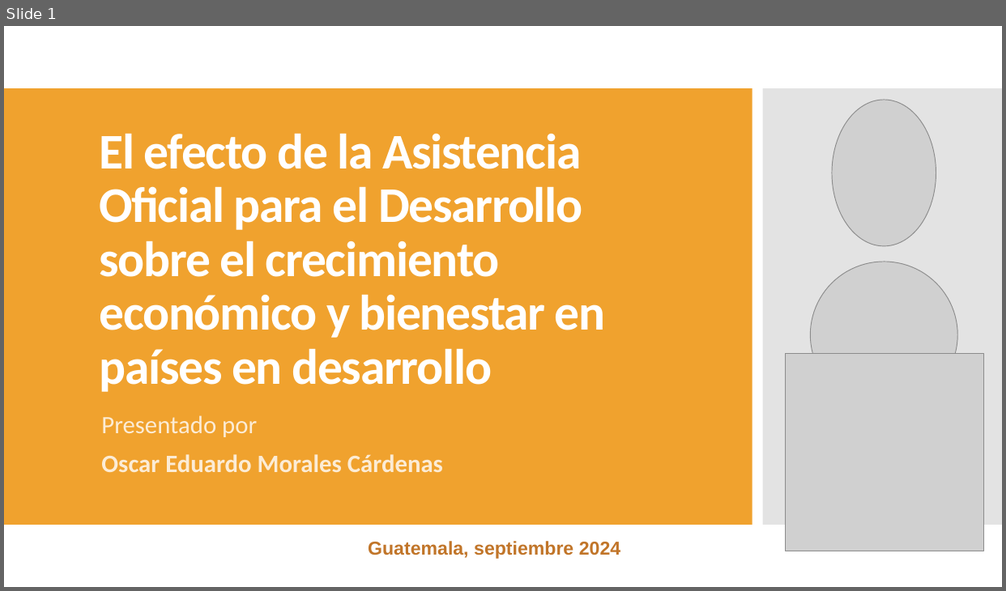
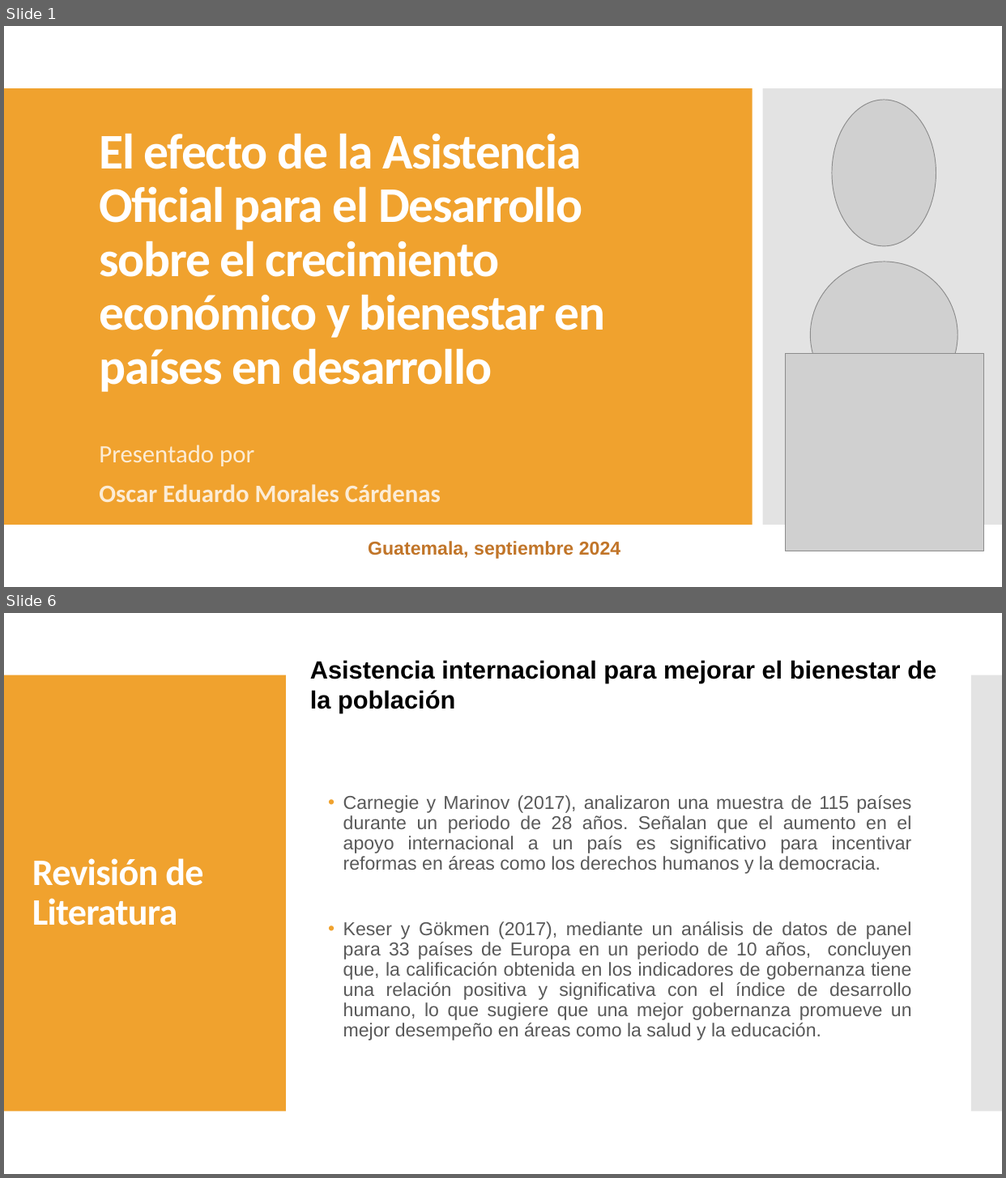
Before and after one commit to oemc/PES_research, a slide deck: Trabajo final/El efecto de la Asistencia Oficial para el desarrollo.pptx. Shown one above the other, each under a label of ours: slide 1 before the commit, slides 1 and 6 after it; the slides between them are not shown. The pictures are 1006x591 and 1006x1178 pixels, drawn with LibreOffice and Linux fonts; fonts in the diff are those of the drawing; grey boxes stand for pictures. Boxes give left, top, right and bottom in pixels: in the first picture for what was removed or moved away, otherwise in the second. Text is boxed around its words. In the diff, an @@ line names an element or a change of style, - is before the commit and + after.

```diff
--- a/Trabajo final/El efecto de la Asistencia Oficial para el desarrollo.pptx
+++ b/Trabajo final/El efecto de la Asistencia Oficial para el desarrollo.pptx
@@ slide 6 added at <box>4,613,1002,1174</box>, background #FFFFFF @@
@@ text added at <box>310,660,936,713</box>, 24 pt, text #000000, bold @@
+Asistencia internacional para mejorar el bienestar de la población
@@ rectangle added at <box>4,675,286,1112</box>, fill #F0A22E @@
@@ rectangle added at <box>971,675,1002,1112</box>, fill #C8C8C8 at 50% opacity @@
@@ text added at <box>343,795,912,1041</box>, 18 pt, text #595959 @@
+• Carnegie y Marinov (2017), analizaron una muestra de 115 países durante un periodo de 28 años. Señalan que el aumento en el apoyo internacional a un país es significativo para incentivar reformas en áreas como los derechos humanos y la democracia.
+• Keser y Gökmen (2017), mediante un análisis de datos de panel para 33 países de Europa en un periodo de 10 años, concluyen que, la calificación obtenida en los indicadores de gobernanza tiene una relación positiva y significativa con el índice de desarrollo humano, lo que sugiere que una mejor gobernanza promueve un mejor desempeño en áreas como la salud y la educación.
@@ title added at <box>32,858,203,926</box>, 36 pt, text #FFFFFF, bold @@
+Revisión de Literatura
@@ slide 1 changed as well @@
@@ subtitle "Presentado por": place and size @@
-subtitle "Presentado por" at <box>101,416,443,472</box>
+subtitle "Presentado por" at <box>99,445,441,502</box>
```
Also in this commit, not shown: 5 other slides changed, 11 other slides added, 2 slides removed, 11 other files.
